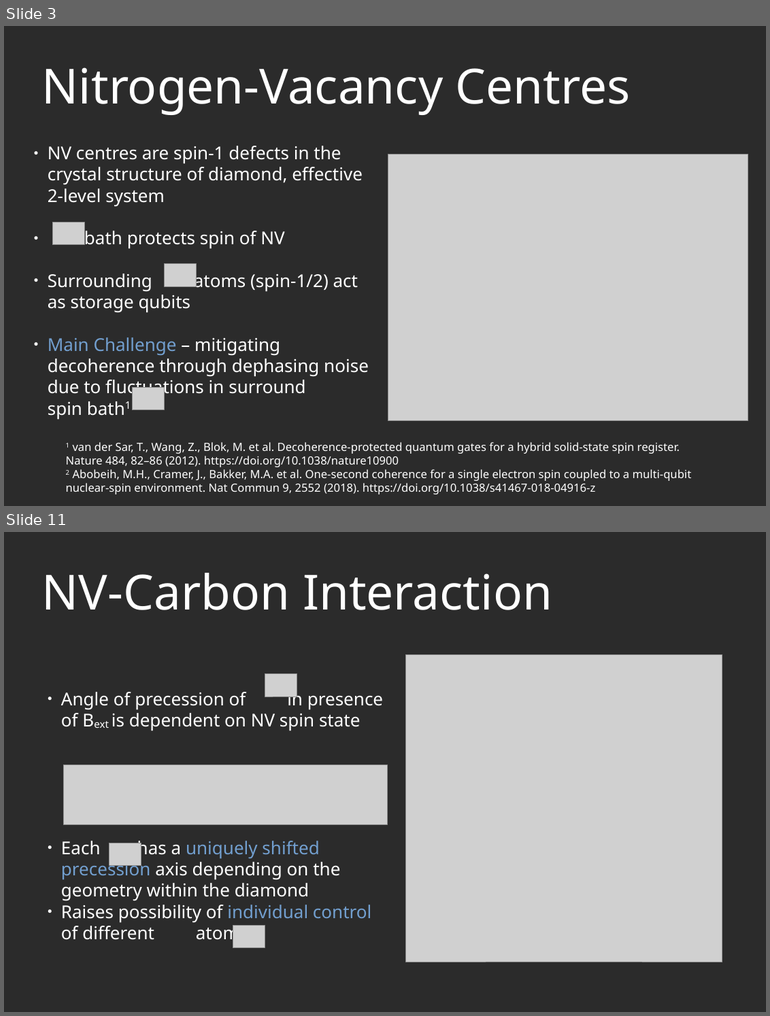
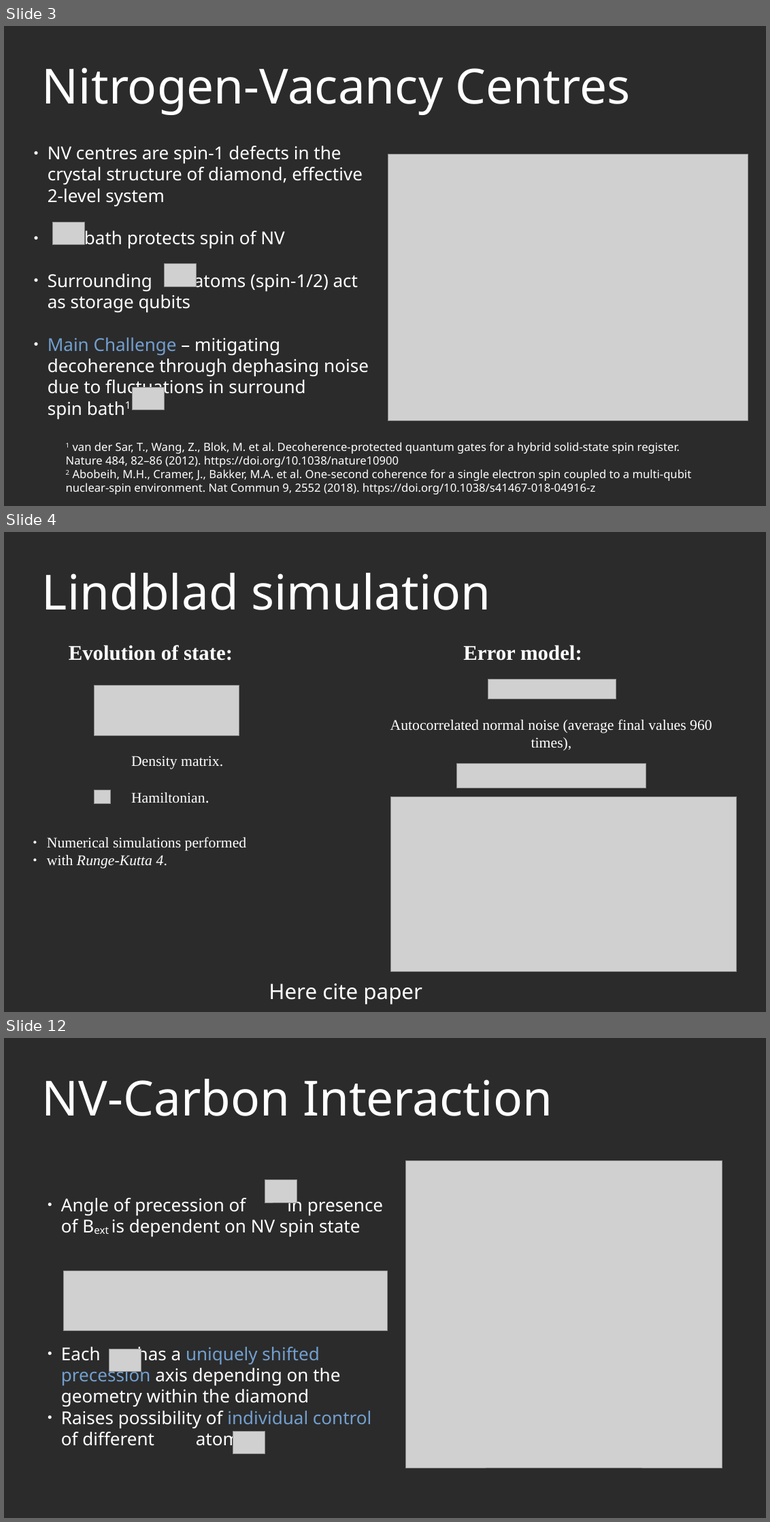
Before and after one commit to AGaliciaMartinez/Final-Project-Computational-Physics, a slide deck: presentation/NV_Carbons_presentation.odp. Shown one above the other, each under a label of ours: slides 3 and 11 before the commit, slides 3, 4 and 12 after it; the slides between them are not shown. The pictures are 770x1016 and 770x1522 pixels, drawn with LibreOffice and Linux fonts; fonts in the diff are those of the drawing; grey boxes stand for pictures; background and template pictures are left out; a plain dark background stands for a picture behind light text. Boxes give left, top, right and bottom in pixels: in the first picture for what was removed or moved away, otherwise in the second. Text is boxed around its words. In the diff, an @@ line names an element or a change of style, - is before the commit and + after.

```diff
--- a/presentation/NV_Carbons_presentation.odp
+++ b/presentation/NV_Carbons_presentation.odp
@@ slide 4 added at [4, 532, 766, 1012], background picture (left out) @@
@@ title added at [42, 573, 490, 610], 60 pt, text #FFFFFF @@
+Lindblad simulation
@@ text added at [69, 645, 232, 661], 26 pt, text #FFFFFF, bold @@
+Evolution of state:
@@ text added at [463, 645, 582, 661], 26 pt, text #FFFFFF, bold @@
+Error model:
@@ picture added at [94, 685, 239, 736] @@
@@ picture added at [487, 679, 616, 699] @@
@@ text added at [390, 719, 712, 751], 18.3 pt, text #FFFFFF @@
+Autocorrelated normal noise (average final values 960 times),
@@ text added at [131, 756, 223, 769], 18.3 pt, text #FFFFFF @@
+Density matrix.
@@ picture added at [457, 764, 645, 788] @@
@@ picture added at [94, 790, 111, 804] @@
@@ text added at [131, 792, 209, 803], 18.3 pt, text #FFFFFF @@
+Hamiltonian.
@@ picture added at [391, 797, 736, 971] @@
@@ text added at [47, 837, 247, 869], 18.3 pt, text #FFFFFF @@
+● Numerical simulations performed
+● with Runge-Kutta 4.
@@ text added at [269, 984, 422, 1005], 26.4 pt, text #FFFFFF @@
+Here cite paper
@@ what was slide 11 is now slide 12 @@
```
Also in this commit, not shown: 3 slides changed, 5 other slides added, 5 slides removed.
